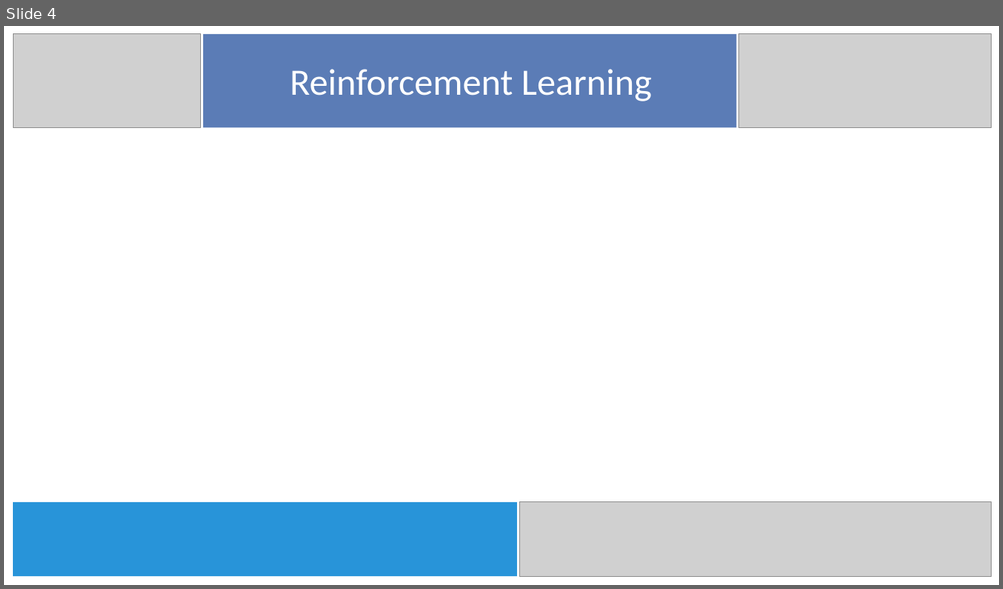
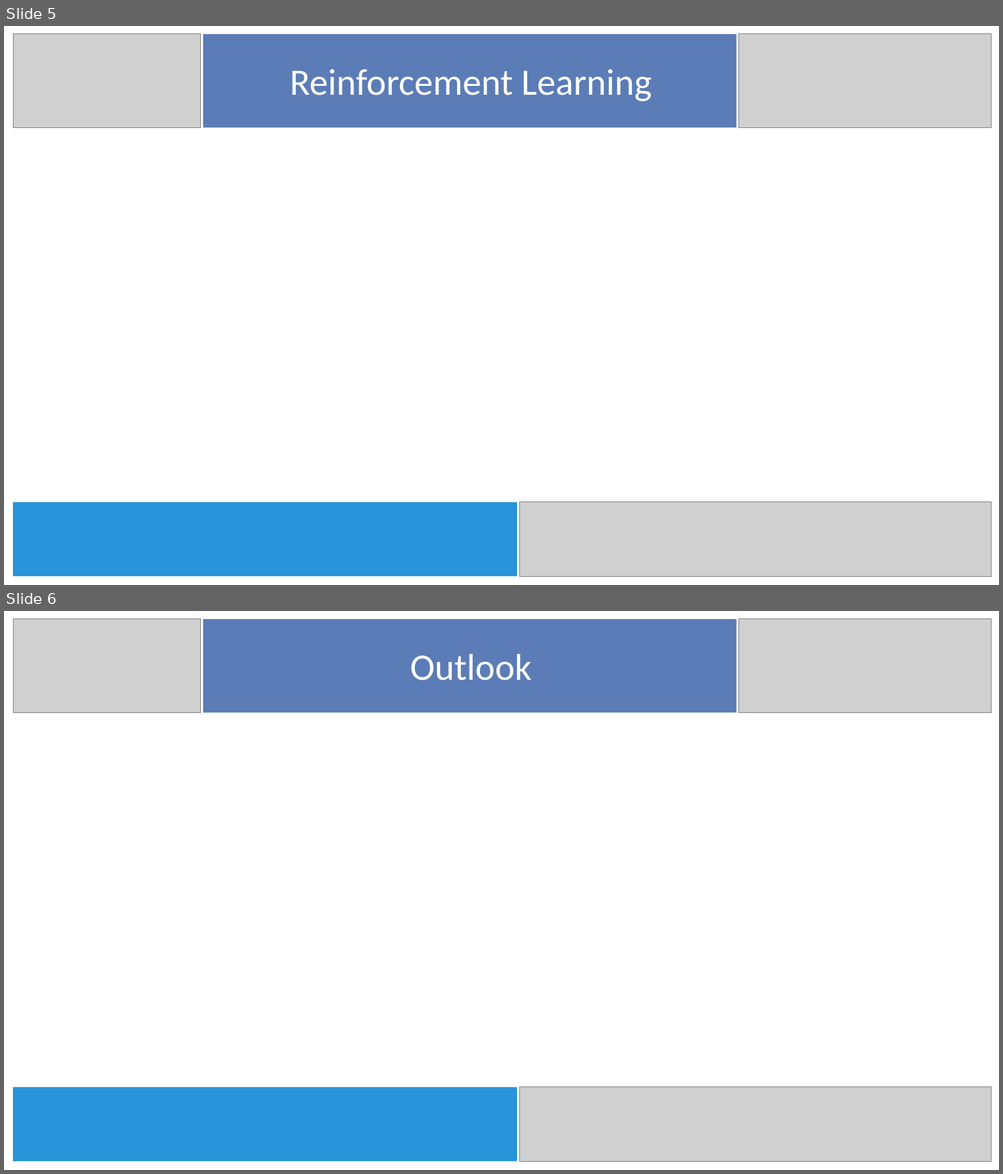
Before and after one commit to StefanCimander/Flappy-Penguin, a slide deck: presentation/Abschlusspräsentation.pptx. Shown one above the other, each under a label of ours: slide 4 before the commit, slides 5 and 6 after it. The pictures are 1003x589 and 1003x1174 pixels, drawn with LibreOffice and Linux fonts; fonts in the diff are those of the drawing; grey boxes stand for pictures. Boxes give left, top, right and bottom in pixels: in the first picture for what was removed or moved away, otherwise in the second. Text is boxed around its words. In the diff, an @@ line names an element or a change of style, - is before the commit and + after.

Commit message:
Minor presentation updates

```diff
--- a/presentation/Abschlusspräsentation.pptx
+++ b/presentation/Abschlusspräsentation.pptx
@@ slide 6 added at [4, 611, 999, 1170], background #FFFFFF @@
@@ picture added at [13, 619, 200, 713] @@
@@ rectangle added at [203, 619, 737, 713], fill #5B7CB6 @@
@@ picture added at [739, 619, 991, 713] @@
@@ text added at [410, 654, 532, 681], 36 pt, text #FFFFFF @@
+Outlook
@@ rectangle added at [13, 1088, 517, 1162], fill #2894D9 @@
@@ picture added at [520, 1088, 991, 1162] @@
@@ what was slide 4 is now slide 5 @@
```
Also in this commit, not shown: 1 slide changed, 1 other file.
